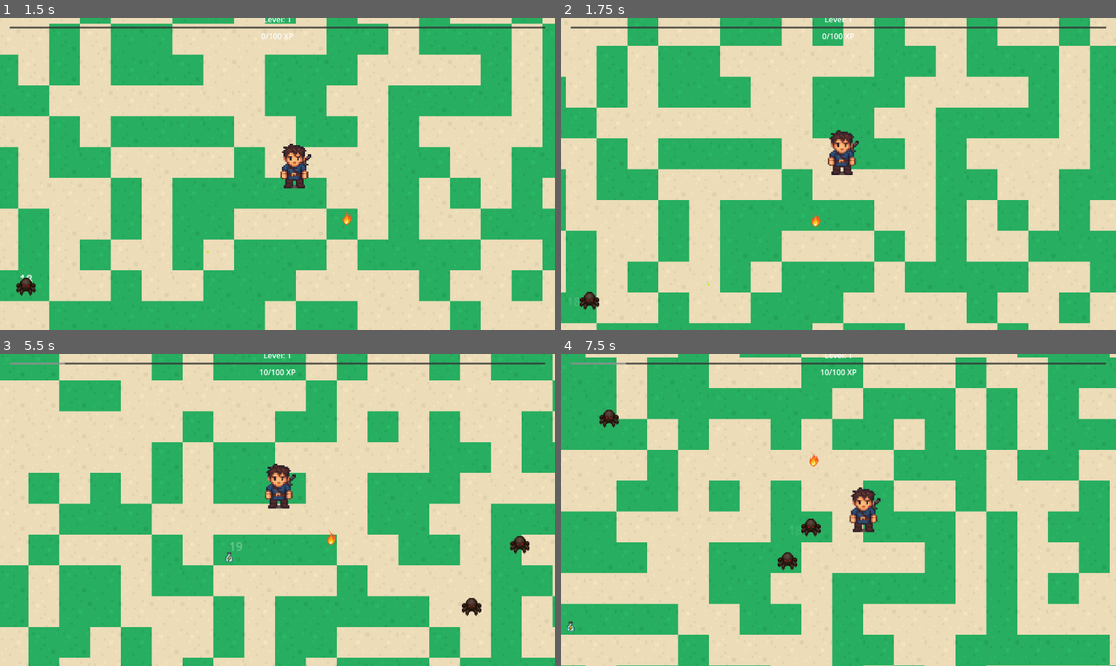
Above: before the commit, frames 1-4 (two rows, left to right).
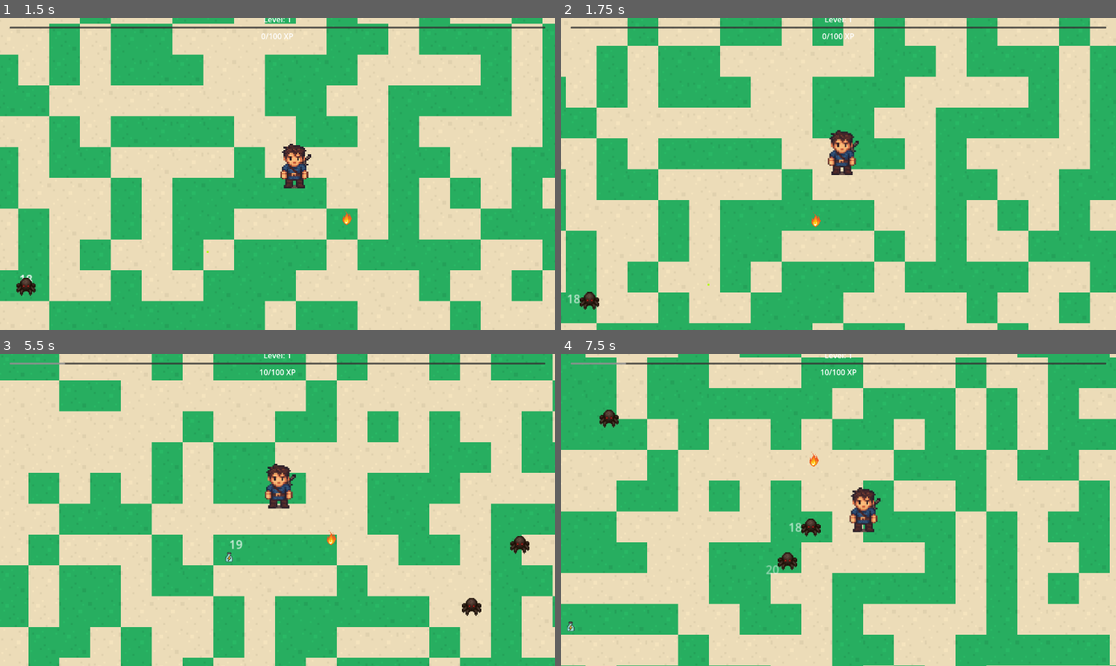
Above: after the commit, the same moments.

Repository: Sephon/PowerupSlayer
Game: Godot game, scene res://scenes/Main.tscn
Two runs of this game, one before a commit and one after it. Both use one fixed random seed, a clock stepped at 60 frames per second and the inputs below.
Inputs:
- Up to frame 1 (1.5 s): tap Enter at 0.5 s; hold W (move_up) from 0.53 s (still down)
- Up to frame 2 (1.75 s): keep holding W (move_up)
- Up to frame 3 (5.5 s): release W (move_up) at 2.03 s; hold A (move_left) 2.03-3.53 s; hold S (move_down) 3.53-4.28 s; hold D (move_right) 4.28-5.03 s; hold W (move_up) from 5.03 s (still down)
- Up to frame 4 (7.5 s): release W (move_up) at 5.78 s; hold D (move_right) from 5.78 s (still down)

Frame 1 is identical in both runs. In frame 2, less than 0.1% of the frame differs, in the area x 1-4%, y 88-93%; in frame 3, less than 0.1%; in frame 4, less than 0.1%, in the area x 36-44%, y 54-71%.

Commit message:
Added a float-up animation

Diff:
--- a/powerupslayer/scripts/enemy/floating_damage_number.gd
+++ b/powerupslayer/scripts/enemy/floating_damage_number.gd
@@ -1,7 +1,8 @@
 extends Label
 
-var float_distance := 80
-var duration := 0.3  # seconds
+var float_distance := 20  # Increased to 100 pixels
+var duration := 0.5  # seconds for floating animation
+var wait_before_floating_up = 0.2
 var is_crit := false
 
 func show_damage(amount, position):
@@ -19,17 +20,22 @@
 	if is_crit:
 		# Crit styling
 		modulate = Color(1, 0.2, 0.2)  # Red color for crits
-		scale = default_scale * 3  # Start at 200% size
-		tween.tween_property(self, "scale", default_scale * 2, 0.1)  # Scale down to 150%
+		scale = default_scale * 3  # Start at 300% size
+		tween.tween_property(self, "scale", default_scale * 2, 0.1)  # Scale down to 200%
 		tween.tween_property(self, "scale", default_scale, 0.1)  # Scale down to normal
 	else:
 		# Normal hit styling
 		scale = default_scale + Vector2(0.5,0.5)  # Start at 150% size
 		tween.tween_property(self, "scale", default_scale, 0.1)  # Scale down to normal
 
-	# Fade out and float up
-	tween.tween_property(self, "modulate:a", 0, duration)
-	tween.tween_property(self, "position:y", position.y - float_distance, duration)
+	# Wait for 0.5 seconds before starting the float animation
+	await get_tree().create_timer(wait_before_floating_up).timeout
+
+	# Create new tween for floating animation
+	tween = create_tween()
+	tween.set_parallel(true)  # Run both animations in parallel
+	tween.tween_property(self, "modulate:a", 0, duration)  # Fade out
+	tween.tween_property(self, "position:y", position.y - float_distance, duration)  # Float up
 
 	await tween.finished
 	queue_free()
